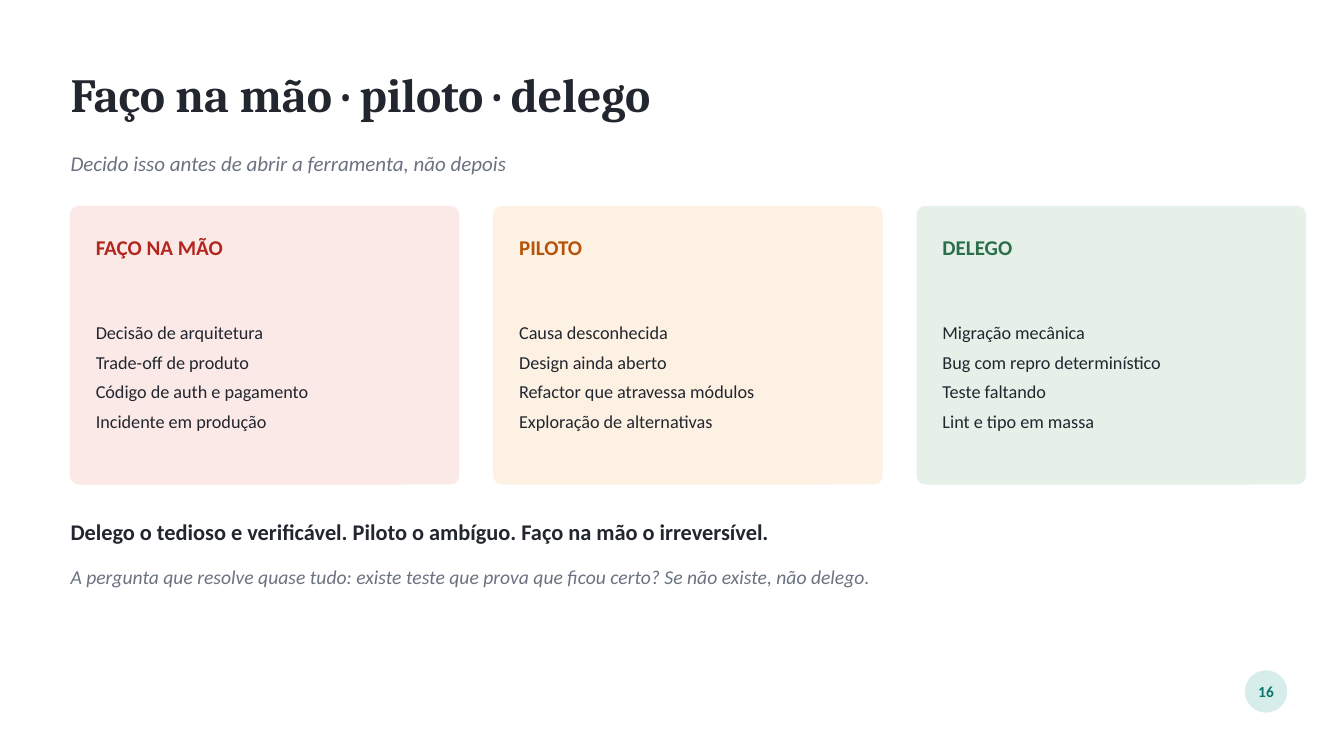
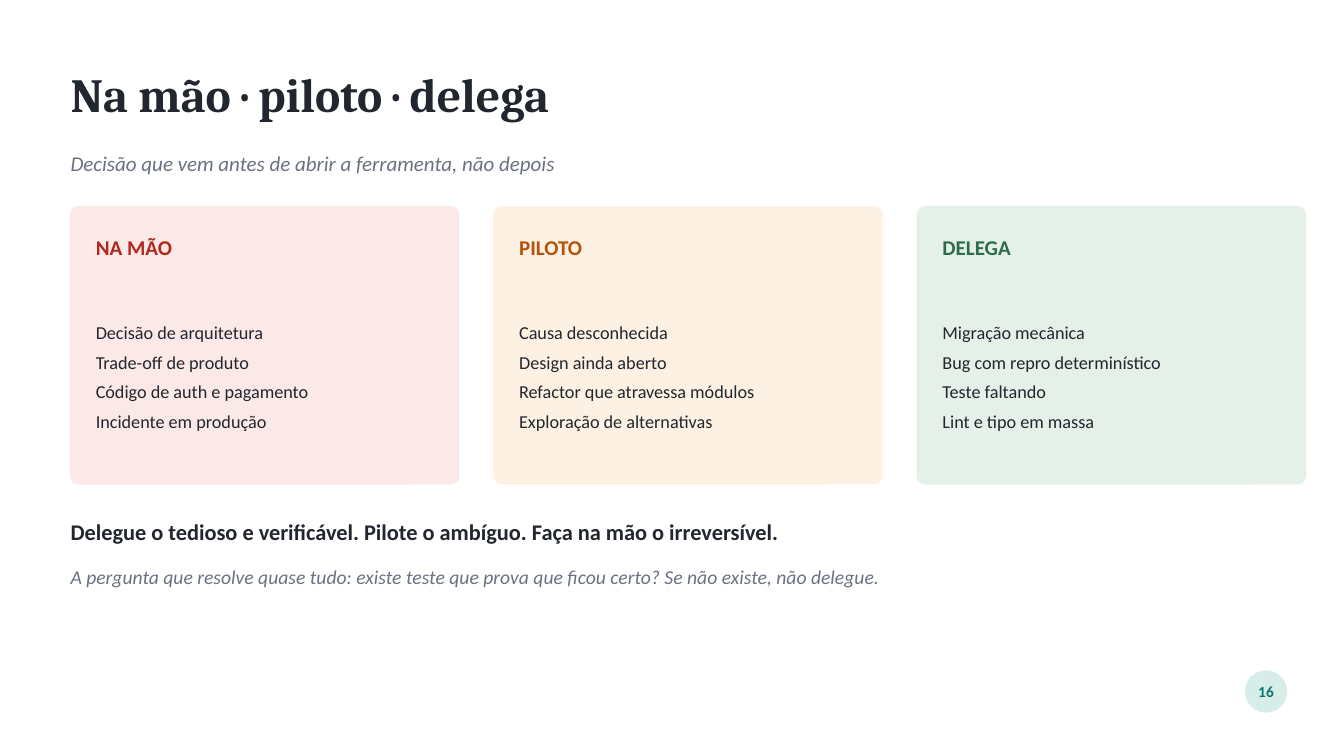
Before and after one commit to devdiasbr/boas-praticas-ia, a slide deck: slide 17 of apresentacao/como-eu-uso-ia.pptx. Drawn at 1344x756 pixels with LibreOffice and Linux fonts; fonts in the diff are those of the drawing. Boxes give left, top, right and bottom in pixels: in the first picture for what was removed or moved away, otherwise in the second. Text is boxed around its words. In the diff, an @@ line names an element or a change of style, - is before the commit and + after.

```diff
--- a/apresentacao/como-eu-uso-ia.pptx
+++ b/apresentacao/como-eu-uso-ia.pptx
@@ text at (71, 79, 549, 122): text changed @@
-Faço na mão · piloto · delego
+Na mão · piloto · delega
@@ text at (71, 156, 554, 175): text changed @@
-Decido isso antes de abrir a ferramenta, não depois
+Decisão que vem antes de abrir a ferramenta, não depois
@@ text at (96, 238, 172, 255): text changed @@
-FAÇO NA MÃO
+NA MÃO
@@ text at (942, 241, 1010, 255): text changed @@
-DELEGO
+DELEGA
@@ text at (71, 524, 778, 544): text changed @@
-Delego o tedioso e verificável. Piloto o ambíguo. Faço na mão o irreversível.
+Delegue o tedioso e verificável. Pilote o ambíguo. Faça na mão o irreversível.
@@ text at (71, 570, 879, 588): text changed @@
-A pergunta que resolve quase tudo: existe teste que prova que ficou certo? Se não existe, não delego.
+A pergunta que resolve quase tudo: existe teste que prova que ficou certo? Se não existe, não delegue.
```
Also in this commit, not shown: 21 other slides changed, 1 other file.
